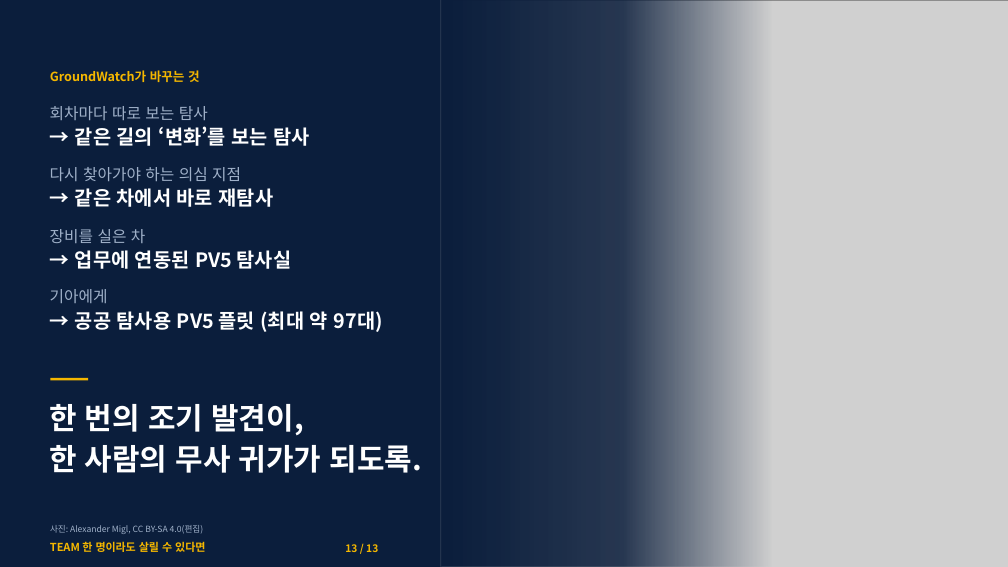
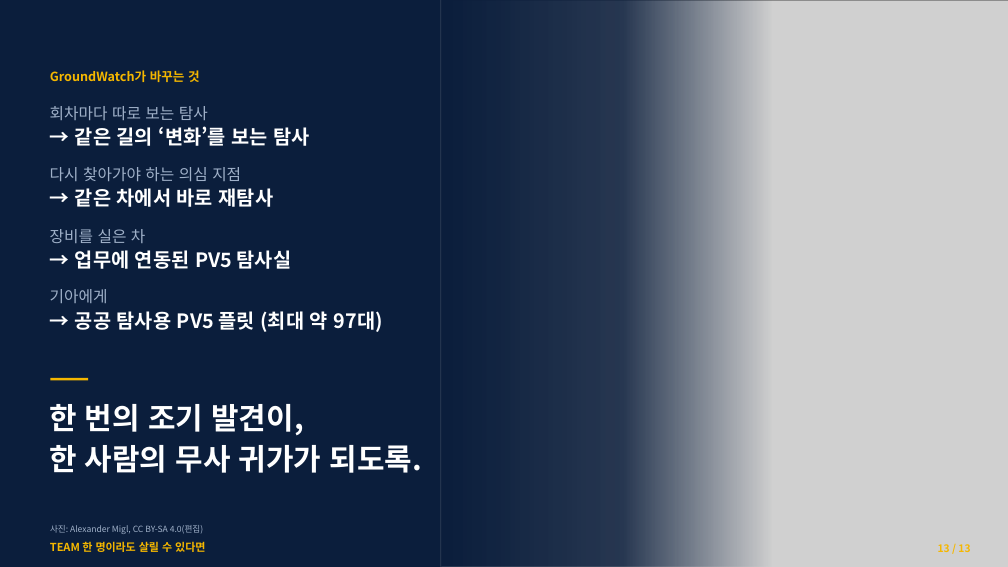
Before and after one commit to woojin-choe/pv5-hose-lab, a slide deck: slide 13 of ppt_all/PV5_GroundWatch_10_22.pptx. Drawn at 1008x567 pixels with LibreOffice and Linux fonts; fonts in the diff are those of the drawing; grey boxes stand for pictures. Boxes give left, top, right and bottom in pixels: in the first picture for what was removed or moved away, otherwise in the second. Text is boxed around its words. In the diff, an @@ line names an element or a change of style, - is before the commit and + after.

```diff
--- a/ppt_all/PV5_GroundWatch_10_22.pptx
+++ b/ppt_all/PV5_GroundWatch_10_22.pptx
@@ text "13 / 13": place and size @@
-text "13 / 13" at box(345, 544, 378, 552)
+text "13 / 13" at box(938, 544, 970, 552)
```
Also in this commit, not shown: 1 other slide changed, 12 other files.
